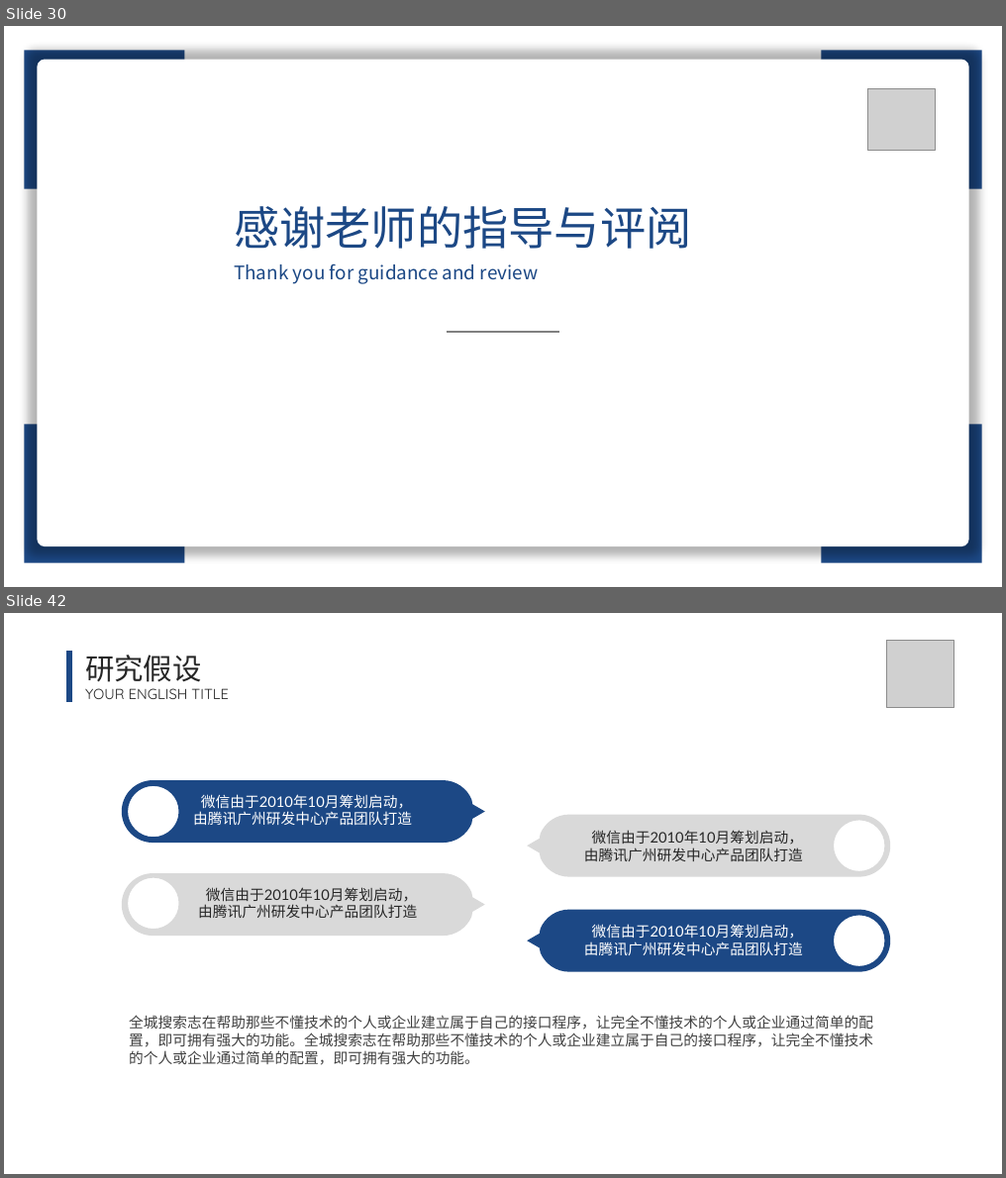
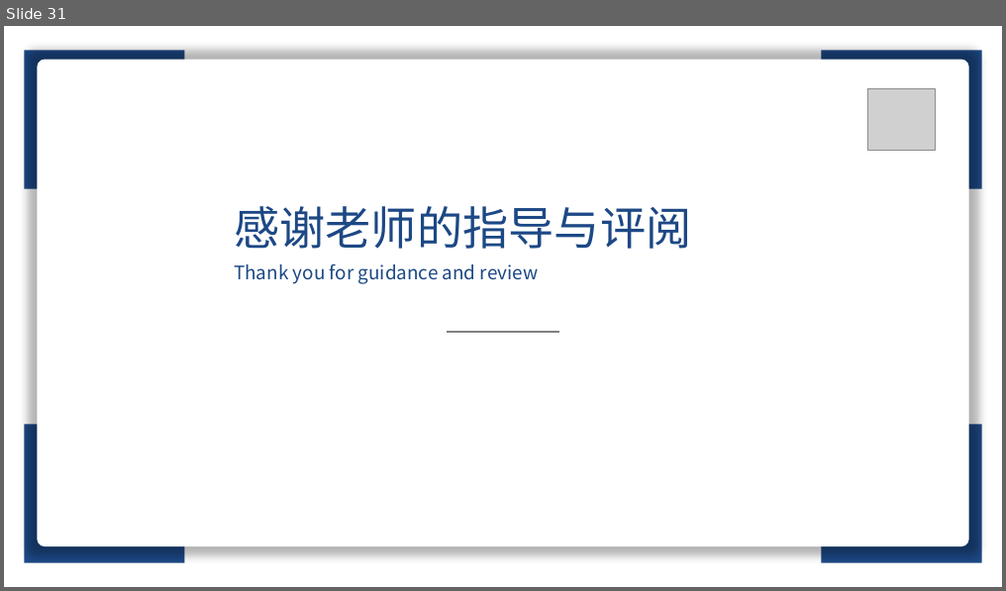
Before and after one commit to lt610/DeepGCN, a slide deck: 毕设提交/ppt/答辩ppt.pptx. Shown one above the other, each under a label of ours: slides 30 and 42 before the commit, slide 31 after it; the slides between them are not shown. The pictures are 1006x1178 and 1006x591 pixels, drawn with LibreOffice and Linux fonts; fonts in the diff are those of the drawing; grey boxes stand for pictures. Boxes give left, top, right and bottom in pixels: in the first picture for what was removed or moved away, otherwise in the second. Text is boxed around its words. In the diff, an @@ line names an element or a change of style, - is before the commit and + after.

```diff
--- a/毕设提交/ppt/答辩ppt.pptx
+++ b/毕设提交/ppt/答辩ppt.pptx
@@ slide 42 removed at [4,613,1002,1174], background #FFFFFF @@
@@ picture removed at [887,640,954,707] @@
@@ line removed from (69, 651) to (69, 702) @@
@@ text removed at [85,655,201,682] @@
-研究假设
@@ text removed at [85,688,229,699] @@
-YOUR ENGLISH TITLE
@@ freeform shape removed at [122,780,484,843] @@
@@ text removed at [193,794,412,825] @@
-微信由于2010年10月筹划启动，由腾讯广州研发中心产品团队打造
@@ freeform shape removed at [528,814,890,876] @@
@@ text removed at [584,830,803,861] @@
-微信由于2010年10月筹划启动，由腾讯广州研发中心产品团队打造
@@ freeform shape removed at [122,873,484,936] @@
@@ text removed at [198,887,417,918] @@
-微信由于2010年10月筹划启动，由腾讯广州研发中心产品团队打造
@@ freeform shape removed at [528,909,890,971] @@
@@ text removed at [584,924,803,956] @@
-微信由于2010年10月筹划启动，由腾讯广州研发中心产品团队打造
@@ text removed at [129,1015,873,1065] @@
-全城搜索志在帮助那些不懂技术的个人或企业建立属于自己的接口程序，让完全不懂技术的个人或企业通过简单的配置，即可拥有强大的功能。全城搜索志在帮助那些不懂技术的个人或企业建立属于自己的接口程序，让完全不懂技术的个人或企业通过简单的配置，即可拥有强大的功能。
@@ what was slide 30 is now slide 31 @@
```
Also in this commit, not shown: 8 slides changed, 1 slide added, 12 other slides removed.
